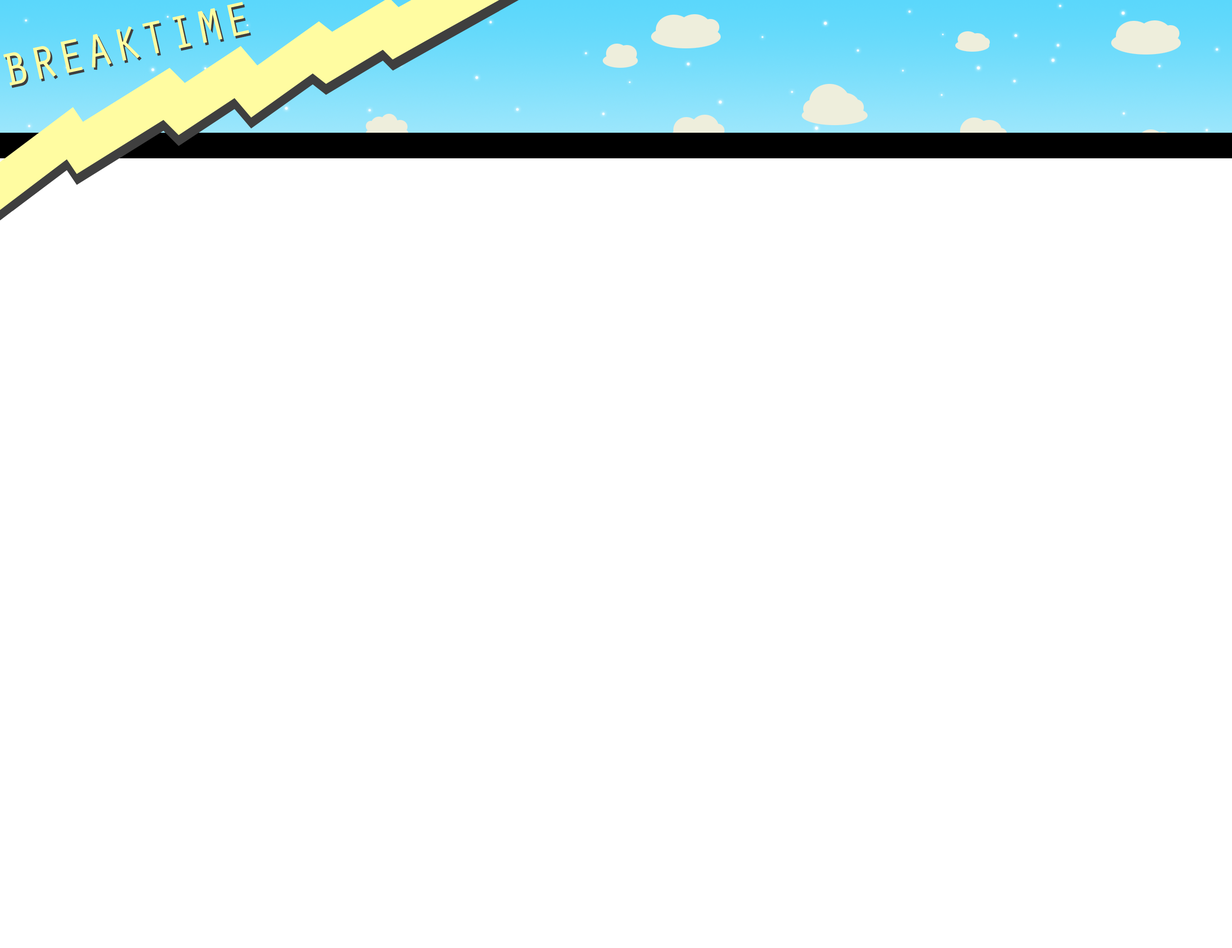
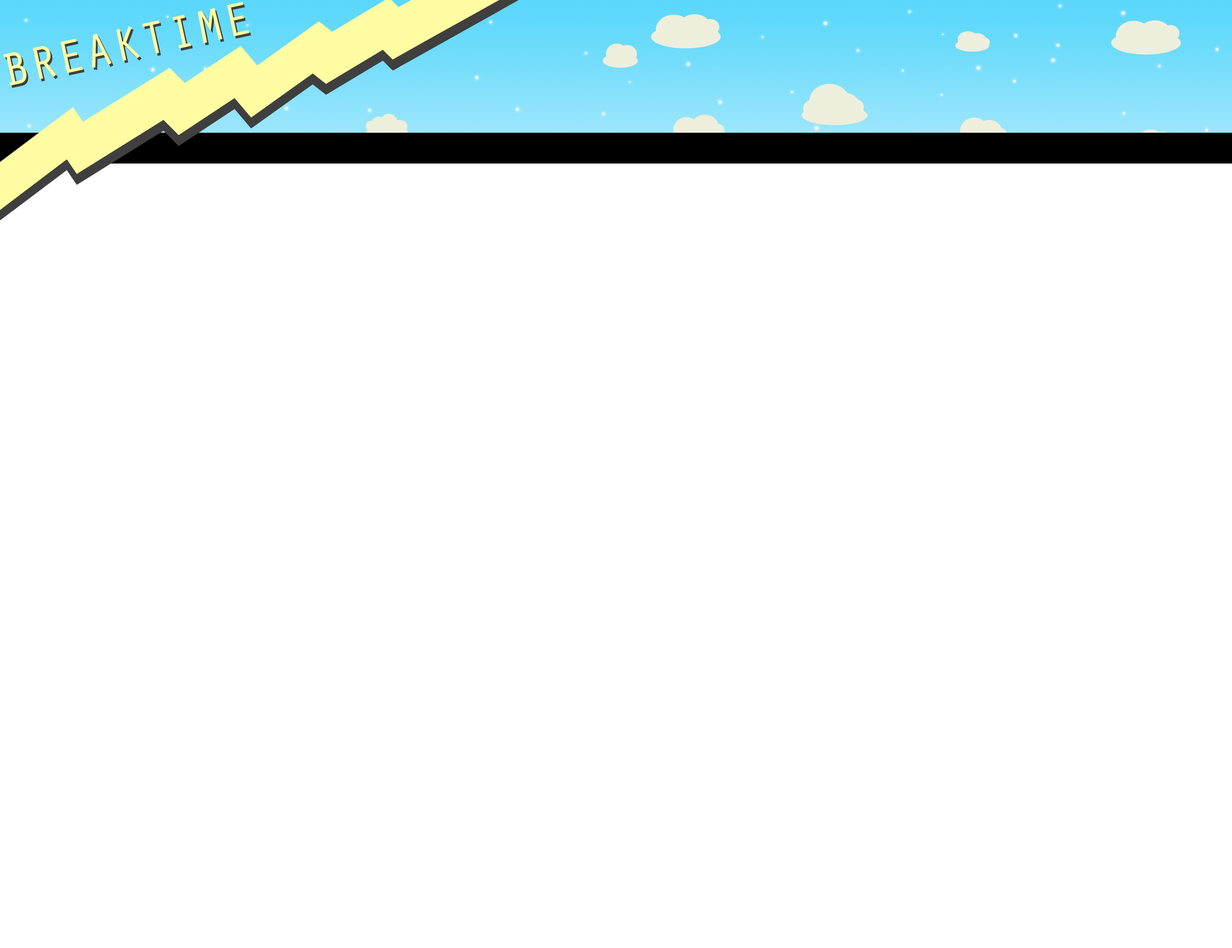
Layered file, before and after one edit (1232 x 948). Changes by layer:
added layer "Layer 6 copy 2" above "Layer 6 copy" over [0, 158, 1232, 164]
